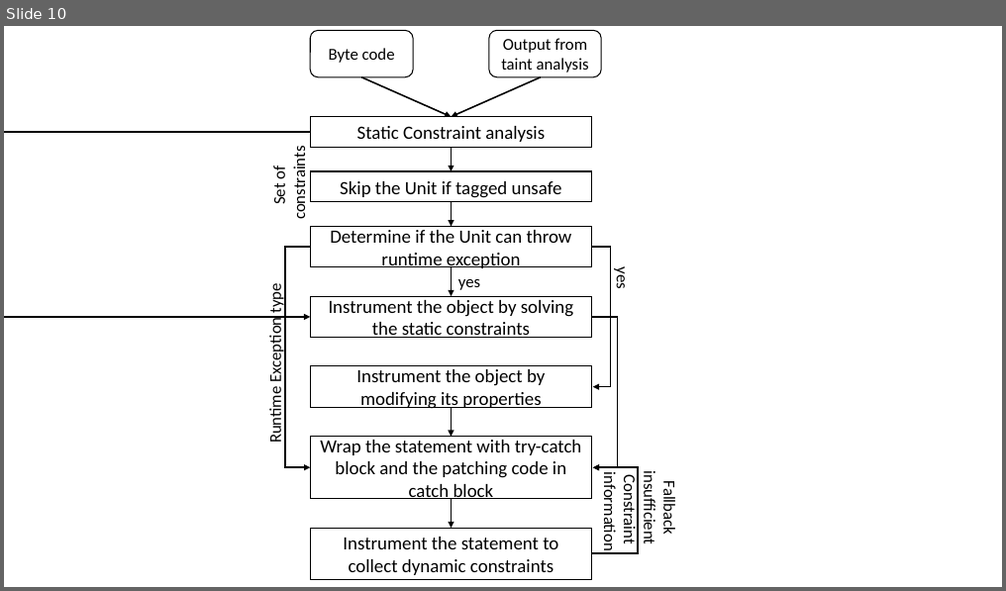
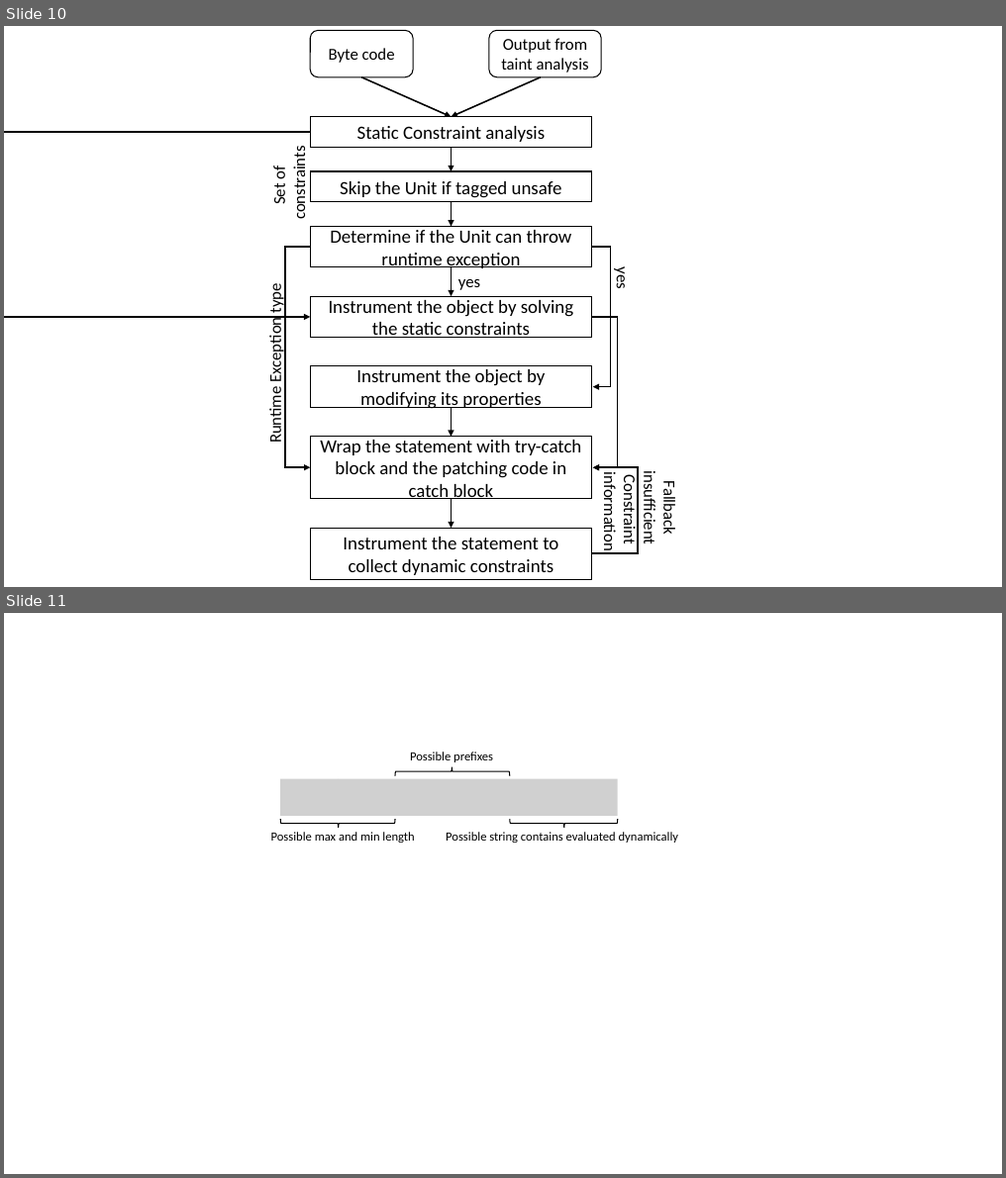
Before and after one commit to aritradhar/FSE2015, a slide deck: images/ArrayIndex.pptx. Shown one above the other, each under a label of ours: slide 10 before the commit, slides 10 and 11 after it. The pictures are 1006x591 and 1006x1178 pixels, drawn with LibreOffice and Linux fonts; fonts in the diff are those of the drawing; grey boxes stand for pictures. Boxes give left, top, right and bottom in pixels: in the first picture for what was removed or moved away, otherwise in the second. Text is boxed around its words. In the diff, an @@ line names an element or a change of style, - is before the commit and + after.

```diff
--- a/images/ArrayIndex.pptx
+++ b/images/ArrayIndex.pptx
@@ slide 11 added at bbox=[4, 613, 1002, 1174], background #FFFFFF @@
@@ text added at bbox=[410, 752, 493, 762], 12 pt, text #000000 @@
+Possible prefixes
@@ picture added at bbox=[280, 779, 338, 817] @@
@@ picture added at bbox=[338, 779, 395, 817] @@
@@ picture added at bbox=[395, 779, 453, 817] @@
@@ right brace added at bbox=[395, 766, 510, 775], outline #000000 1 pt @@
@@ picture added at bbox=[452, 779, 510, 817] @@
@@ picture added at bbox=[510, 779, 618, 817] @@
@@ right brace added at bbox=[280, 819, 395, 828], outline #000000 1 pt @@
@@ right brace added at bbox=[510, 819, 618, 828], outline #000000 1 pt @@
@@ text added at bbox=[271, 832, 414, 843], 12 pt, text #000000 @@
+Possible max and min length
@@ text added at bbox=[446, 832, 679, 843], 12 pt, text #000000 @@
+Possible string contains evaluated dynamically
```
Also in this commit, not shown: 4 other files.
